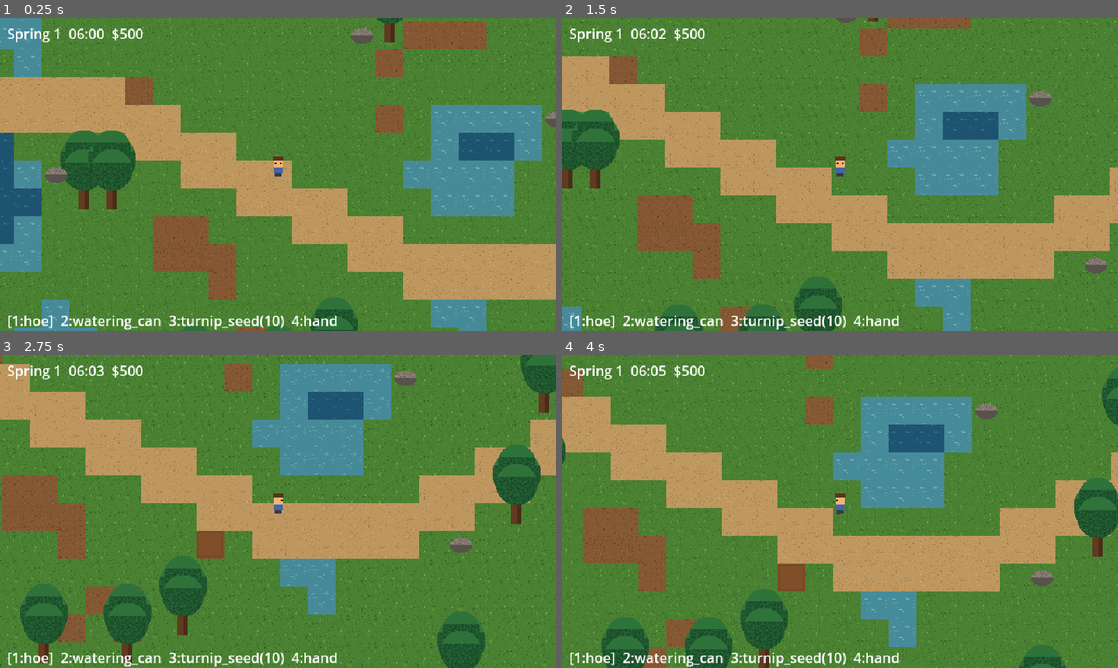
Above: before the commit, frames 1-4 (two rows, left to right).
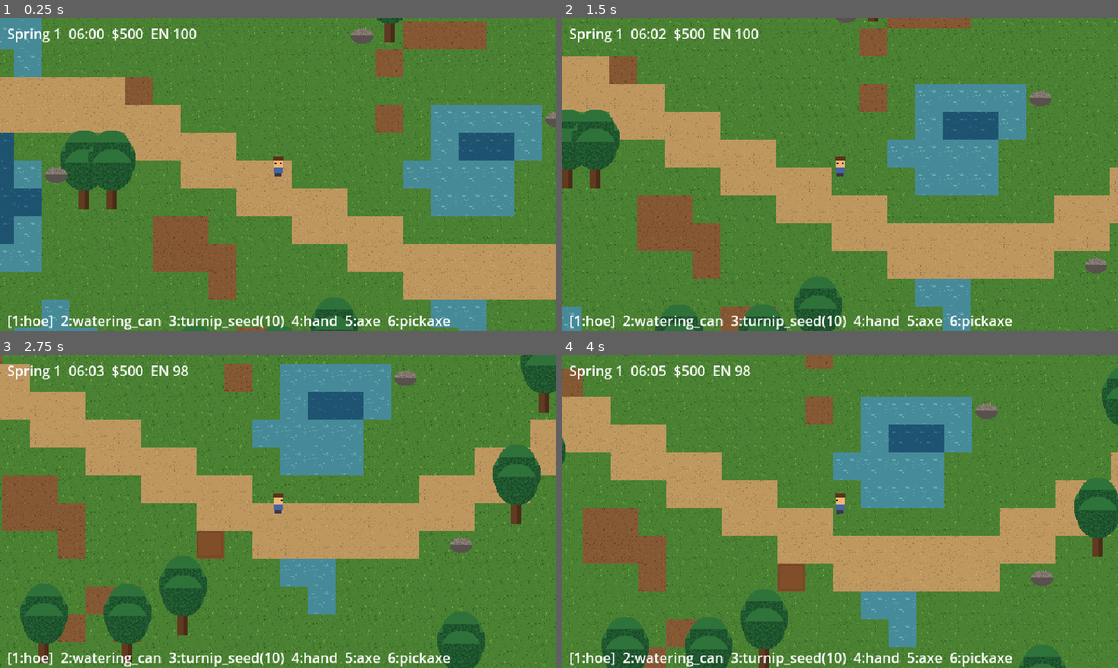
Above: after the commit, the same moments.

Repository: tralesmile/Starstead
Game: Godot game, scene res://scenes/main.tscn
Same seed, same stepped clock (60 frames per second), same inputs: the game is played once before the commit and once after it.
Inputs:
- Up to frame 1 (0.25 s): no input
- Up to frame 2 (1.5 s): tap Enter at 0.5 s; hold D (move_right) 0.53-1.28 s; hold F (use_tool) 0.53-1.28 s; tap Space at 0.77 s; hold S (move_down) from 1.28 s (still down); tap E (interact) at 1.35 s
- Up to frame 3 (2.75 s): tap Space at 1.52 s; tap F (use_tool) at 1.55 s; release S (move_down) at 2.03 s; hold D (move_right) from 2.03 s (still down); hold F (use_tool) from 2.03 s (still down)
- Up to frame 4 (4 s): release D (move_right) at 2.78 s; release F (use_tool) at 2.78 s; hold W (move_up) 2.78-3.53 s; tap 1 at 2.85 s; tap Space at 3.02, 3.77 s; tap F (use_tool) at 3.05 s; hold A (move_left) from 3.53 s (still down); hold F (use_tool) from 3.53 s (still down); tap I at 3.6 s

The runs differ from the first frame. In frame 1, 0.4% of the frame differs, in the area x 27-81%, y 3-100%; in frame 2, 0.4%; in frame 3, 0.4%; in frame 4, 0.4%.

Commit message:
Energy limiter, axe/pickaxe resource nodes wired into world
Co-Authored-By: Claude Sonnet 5.5 <noreply@anthropic.com>
Claude-Session: https://claude.ai/code/session_01UudiserFDCJ15XswpDcBPZ

Diff:
--- /dev/null
+++ b/scripts/energy.gd
@@ -0,0 +1,23 @@
+class_name Energy
+extends RefCounted
+## Stardew-style limiter: tools cost energy; sleeping restores; passing out restores less.
+
+const MAX := 100
+const COSTS := {"hoe": 2, "watering_can": 1, "axe": 4, "pickaxe": 4, "seed": 0, "hand": 0, "rod": 2}
+var value: float = MAX
+
+func cost_of(tool: String) -> int:
+	return int(COSTS.get(tool, 0 if tool.ends_with("_seed") else 1))
+
+func can_use(tool: String) -> bool:
+	return value >= cost_of(tool)
+
+func spend(tool: String) -> bool:
+	if not can_use(tool):
+		return false
+	value -= cost_of(tool)
+	return true
+
+func new_day(passed_out: bool) -> void:
+	value = MAX * (0.5 if passed_out else 1.0)
+	value = float(MAX) if not passed_out else 50.0
--- a/scripts/game_state.gd
+++ b/scripts/game_state.gd
@@ -9,6 +9,8 @@
 var inventory: Dictionary = {}  # item_id -> count
 var farm := FarmModel.new(DataDB.load_json("crops"))
 var bag := Inventory.new(30, _limits())
+var energy := Energy.new()
+var nodes := ResourceNodes.new()
 var world: String = "earth"
 var rep_honest: int = 0
 var rep_street: int = 0  # two reputations, both viable (DESIGN differentiator 4)
--- a/scripts/hud.gd
+++ b/scripts/hud.gd
@@ -10,4 +10,4 @@
 	add_child(label)
 
 func _process(_d: float) -> void:
-	label.text = HudText.format(GameState.clock, GameState.money)
+	label.text = HudText.format(GameState.clock, GameState.money) + "  EN %d" % int(GameState.energy.value)
--- a/scripts/main.gd
+++ b/scripts/main.gd
@@ -13,6 +13,10 @@
 	add_child(world)
 	world.build(1)
 	add_child(FarmView.new())
+	for c in world.gen.trees:
+		GameState.nodes.add("tree", c)
+	for c in world.gen.rocks:
+		GameState.nodes.add("rock", c)
 	player = Player.new()
 	player.position = Vector2(32.5, 32.5) * 32.0
 	add_child(player)
@@ -31,6 +35,9 @@
 func _process(delta: float) -> void:
 	if GameState.clock.advance(delta):
 		GameState.farm.next_day()
+		GameState.nodes.next_day()
+		GameState.energy.new_day(false)
+		world.sync_props(GameState.nodes)
 		GameState.save_game()  # bedtime / pass-out: next day, autosave
 	modulate_node.color = DayNight.tint(GameState.clock.minutes)
 
@@ -41,7 +48,8 @@
 func _unhandled_input(e: InputEvent) -> void:
 	if e.is_action_pressed("use_tool"):
 		var cell := PlayerMath.facing_tile(player.position, player.facing)
-		var msg := ToolUse.apply(hotbar.current(), cell, GameState.farm, GameState.bag, GameState.clock.season(), world.gen)
+		var msg := ToolUse.apply(hotbar.current(), cell, GameState.farm, GameState.bag, GameState.clock.season(), world.gen, GameState.nodes, GameState.energy)
+		world.sync_props(GameState.nodes)
 		if msg != "":
 			toast.text = msg
 			toast_t = 1.5
--- /dev/null
+++ b/scripts/resource_nodes.gd
@@ -0,0 +1,40 @@
+class_name ResourceNodes
+extends RefCounted
+## Trees (axe) and rocks (pickaxe): hits to break, drops, tree stump regrows after days.
+
+const HP := {"tree": 5, "rock": 3}
+const DROPS := {"tree": ["wood", 3], "rock": ["stone", 2]}
+const TOOL := {"tree": "axe", "rock": "pickaxe"}
+const REGROW_DAYS := 4
+
+var nodes: Dictionary = {}   # cell -> {"kind", "hp", "stump_days"} ; stump_days>0 means chopped
+var removed_rocks: Dictionary = {}
+
+func add(kind: String, cell: Vector2i) -> void:
+	nodes[cell] = {"kind": kind, "hp": HP[kind], "stump_days": 0}
+
+func is_solid(cell: Vector2i) -> bool:
+	return nodes.has(cell) and nodes[cell].stump_days == 0
+
+func hit(cell: Vector2i, tool: String) -> Dictionary:
+	## Returns {} on no effect, {"hit":true} on damage, {"id","n"} when broken.
+	if not is_solid(cell) or TOOL[nodes[cell].kind] != tool:
+		return {}
+	var n = nodes[cell]
+	n.hp -= 1
+	if n.hp > 0:
+		return {"hit": true}
+	var d: Array = DROPS[n.kind]
+	if n.kind == "tree":
+		n.stump_days = REGROW_DAYS
+	else:
+		nodes.erase(cell)
+	return {"id": d[0], "n": d[1]}
+
+func next_day() -> void:
+	for c in nodes:
+		var n = nodes[c]
+		if n.stump_days > 0:
+			n.stump_days -= 1
+			if n.stump_days == 0:
+				n.hp = HP[n.kind]
--- a/scripts/tool_use.gd
+++ b/scripts/tool_use.gd
@@ -2,10 +2,28 @@
 extends RefCounted
 ## Pure tool application on a target cell. Returns a short message (empty = nothing happened).
 
-const TOOLS := ["hoe", "watering_can", "turnip_seed", "hand"]
+const TOOLS := ["hoe", "watering_can", "turnip_seed", "hand", "axe", "pickaxe"]
 
-static func apply(tool: String, cell: Vector2i, farm: FarmModel, inv: Inventory, season: int, gen: WorldGen = null) -> String:
+static func apply(tool: String, cell: Vector2i, farm: FarmModel, inv: Inventory, season: int, gen: WorldGen = null, nodes: ResourceNodes = null, energy: Energy = null) -> String:
+	if energy != null and not energy.can_use(tool):
+		return "Too tired"
+	var msg := _apply(tool, cell, farm, inv, season, gen, nodes)
+	if msg != "" and energy != null:
+		energy.spend(tool)
+	return msg
+
+static func _apply(tool: String, cell: Vector2i, farm: FarmModel, inv: Inventory, season: int, gen: WorldGen, nodes: ResourceNodes) -> String:
 	match tool:
+		"axe", "pickaxe":
+			if nodes == null:
+				return ""
+			var r := nodes.hit(cell, tool)
+			if r.is_empty():
+				return ""
+			if r.has("id"):
+				inv.add(r.id, r.n)
+				return "Got %d %s" % [r.n, r.id]
+			return "Hit"
 		"hoe":
 			if gen != null and gen.tile_at(cell.x, cell.y) >= WorldGen.PATH:
 				return ""  # cannot till paths or water
--- a/scripts/world.gd
+++ b/scripts/world.gd
@@ -4,6 +4,7 @@
 
 var gen: WorldGen
 var layer: TileMapLayer
+var props: Dictionary = {}  # cell -> StaticBody2D
 
 func build(seed_value: int = 1) -> void:
 	gen = WorldGen.new(seed_value)
@@ -27,11 +28,11 @@
 		for x in WorldGen.SIZE:
 			layer.set_cell(Vector2i(x, y), 0, Vector2i(gen.tiles[y * WorldGen.SIZE + x], 0))
 	for p in gen.trees:
-		_prop("res://assets/sprites/tree.png", p, Vector2(12, 8), Vector2(0, -32))
+		props[p] = _prop("res://assets/sprites/tree.png", p, Vector2(12, 8), Vector2(0, -32))
 	for p in gen.rocks:
-		_prop("res://assets/sprites/rock.png", p, Vector2(24, 18), Vector2.ZERO)
+		props[p] = _prop("res://assets/sprites/rock.png", p, Vector2(24, 18), Vector2.ZERO)
 
-func _prop(tex: String, cell: Vector2i, body: Vector2, off: Vector2) -> void:
+func _prop(tex: String, cell: Vector2i, body: Vector2, off: Vector2) -> StaticBody2D:
 	var b := StaticBody2D.new()
 	b.position = Vector2(cell) * 32.0 + Vector2(16, 28)
 	var s := Sprite2D.new()
@@ -45,3 +46,12 @@
 	b.add_child(c)
 	b.y_sort_enabled = true
 	add_child(b)
+	return b
+
+func sync_props(nodes: ResourceNodes) -> void:
+	## Shows/hides prop sprites and collision to match ResourceNodes state.
+	for cell in props:
+		var b: StaticBody2D = props[cell]
+		var solid := nodes.is_solid(cell)
+		b.visible = solid
+		b.get_child(1).set_deferred("disabled", not solid)
--- /dev/null
+++ b/tests/test_energy_resources.gd
@@ -0,0 +1,35 @@
+extends BaseTest
+
+func test_energy_limits_actions() -> void:
+	var e := Energy.new()
+	var uses := 0
+	while e.spend("axe"):
+		uses += 1
+	check_eq(uses, 25)
+	check(not e.can_use("hoe") or e.value >= 2.0)
+	e.new_day(false)
+	check_eq(e.value, 100.0)
+	e.new_day(true)
+	check_eq(e.value, 50.0)
+	check_eq(e.cost_of("turnip_seed"), 0)
+
+func test_tree_chop_and_regrow() -> void:
+	var r := ResourceNodes.new()
+	var c := Vector2i(2, 2)
+	r.add("tree", c)
+	check(r.hit(c, "pickaxe").is_empty(), "wrong tool")
+	for i in 4:
+		check(r.hit(c, "axe").has("hit"))
+	var drop := r.hit(c, "axe")
+	check_eq(drop.id, "wood")
+	check(not r.is_solid(c), "stump walkable")
+	for i in ResourceNodes.REGROW_DAYS:
+		r.next_day()
+	check(r.is_solid(c), "regrown")
+
+func test_rock_breaks_once() -> void:
+	var r := ResourceNodes.new()
+	r.add("rock", Vector2i(0, 0))
+	r.hit(Vector2i(0, 0), "pickaxe"); r.hit(Vector2i(0, 0), "pickaxe")
+	check_eq(r.hit(Vector2i(0, 0), "pickaxe").id, "stone")
+	check(not r.nodes.has(Vector2i(0, 0)))
--- a/tests/test_tool_use.gd
+++ b/tests/test_tool_use.gd
@@ -25,3 +25,18 @@
 	check_eq(ToolUse.apply("hoe", Vector2i(32, 32 + 0), farm, inv, 0, gen) == "" , false if gen.tile_at(32, 32) <= 5 else true)
 	var wp := Vector2i(-1, -1)  # outside = deep water
 	check_eq(ToolUse.apply("hoe", wp, farm, inv, 0, gen), "")
+
+func test_axe_with_energy() -> void:
+	var farm := FarmModel.new(DataDB.load_json("crops"))
+	var inv := Inventory.new(10)
+	var nodes := ResourceNodes.new()
+	var en := Energy.new()
+	nodes.add("tree", Vector2i(1, 1))
+	var last := ""
+	for i in 5:
+		last = ToolUse.apply("axe", Vector2i(1, 1), farm, inv, 0, null, nodes, en)
+	check_eq(last, "Got 3 wood")
+	check_eq(inv.count("wood"), 3)
+	check_eq(en.value, 80.0)
+	en.value = 1.0
+	check_eq(ToolUse.apply("axe", Vector2i(1, 1), farm, inv, 0, null, nodes, en), "Too tired")
Not shown, changed: docs/LOG.md
Not shown, changed: docs/PLAN.md
